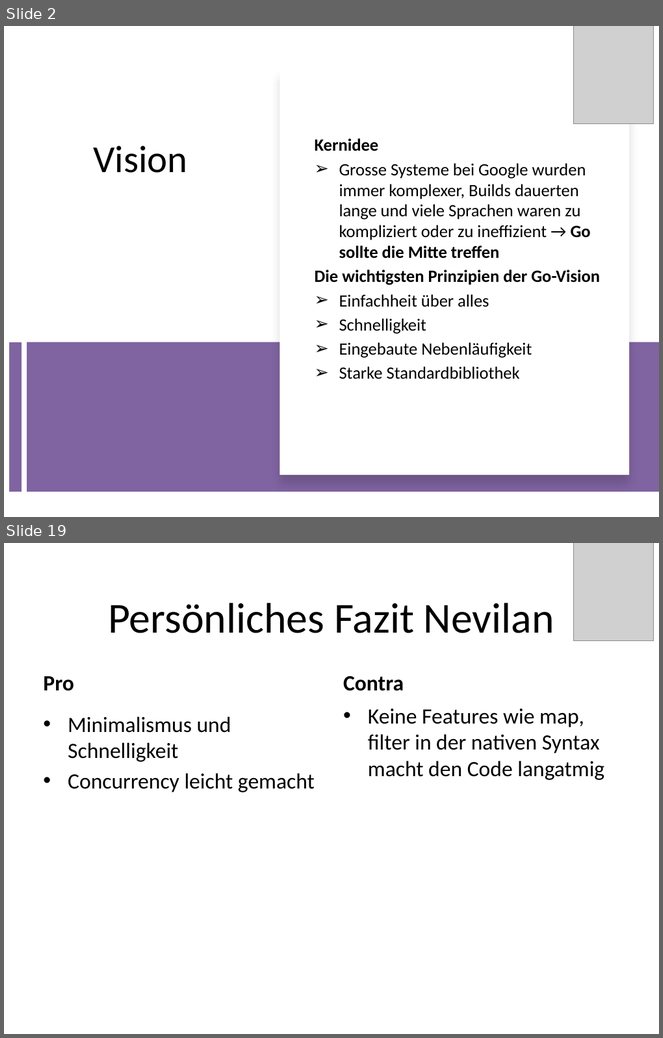
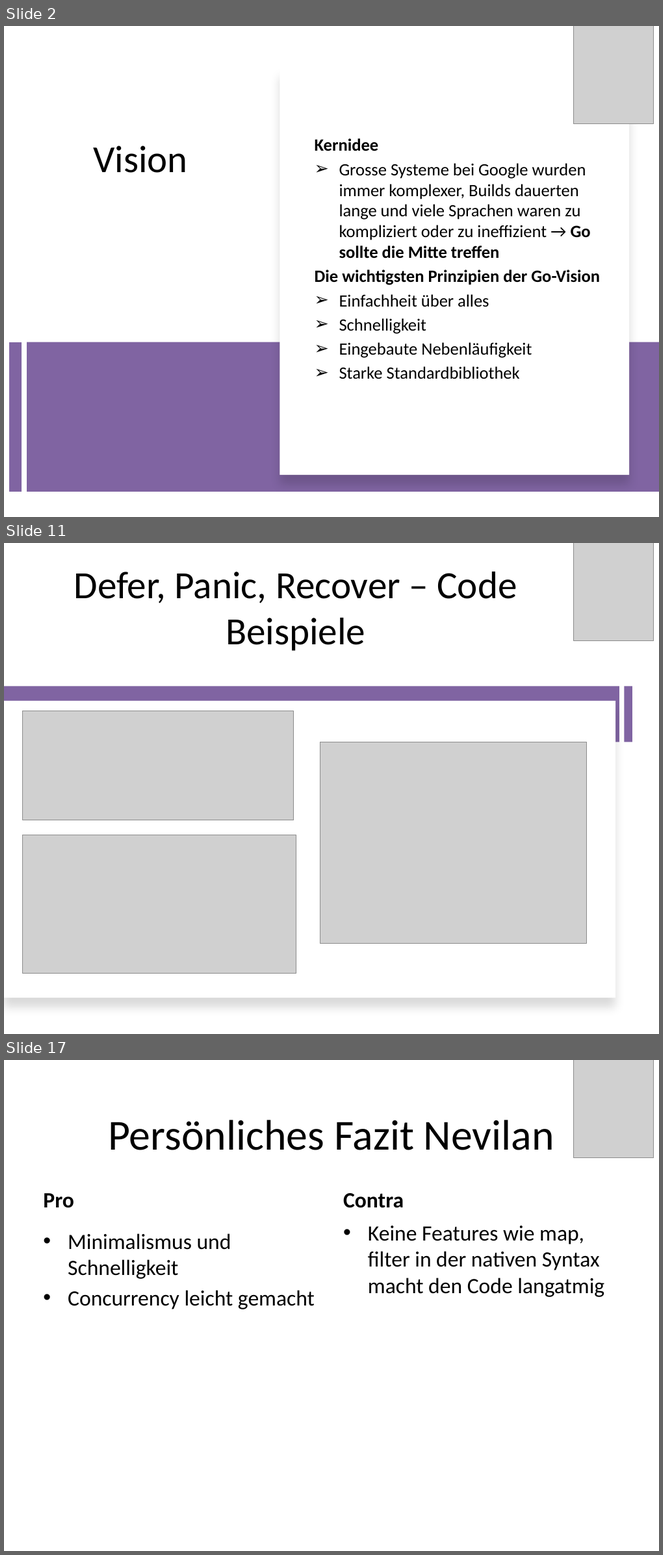
Before and after one commit to RatedNextGen/pcp-go, a slide deck: presentation/GO-Präsi.pptx. Shown one above the other, each under a label of ours: slides 2 and 19 before the commit, slides 2, 11 and 17 after it; the slides between them are not shown. The pictures are 663x1038 and 663x1555 pixels, drawn with LibreOffice and Linux fonts; fonts in the diff are those of the drawing; grey boxes stand for pictures. Boxes give left, top, right and bottom in pixels: in the first picture for what was removed or moved away, otherwise in the second. Text is boxed around its words. In the diff, an @@ line names an element or a change of style, - is before the commit and + after.

```diff
--- a/presentation/GO-Präsi.pptx
+++ b/presentation/GO-Präsi.pptx
@@ slide 11 added at box(4, 543, 659, 1034), background #FFFFFF @@
@@ picture added at box(574, 543, 654, 641) @@
@@ title added at box(74, 572, 517, 651), 42.3 pt, text #000000 @@
+Defer, Panic, Recover – Code Beispiele
@@ rectangle added at box(4, 687, 620, 742), fill #8064A2 @@
@@ rectangle added at box(624, 686, 632, 742), fill #8064A2 @@
@@ rectangle added at box(4, 701, 616, 999), fill #FFFFFF @@
@@ picture added at box(23, 711, 295, 821) @@
@@ picture added at box(321, 742, 586, 943) @@
@@ picture added at box(23, 835, 297, 973) @@
@@ what was slide 19 is now slide 17 @@
```
Also in this commit, not shown: 10 slides changed, 4 other slides added, 7 slides removed, 12 other files.
